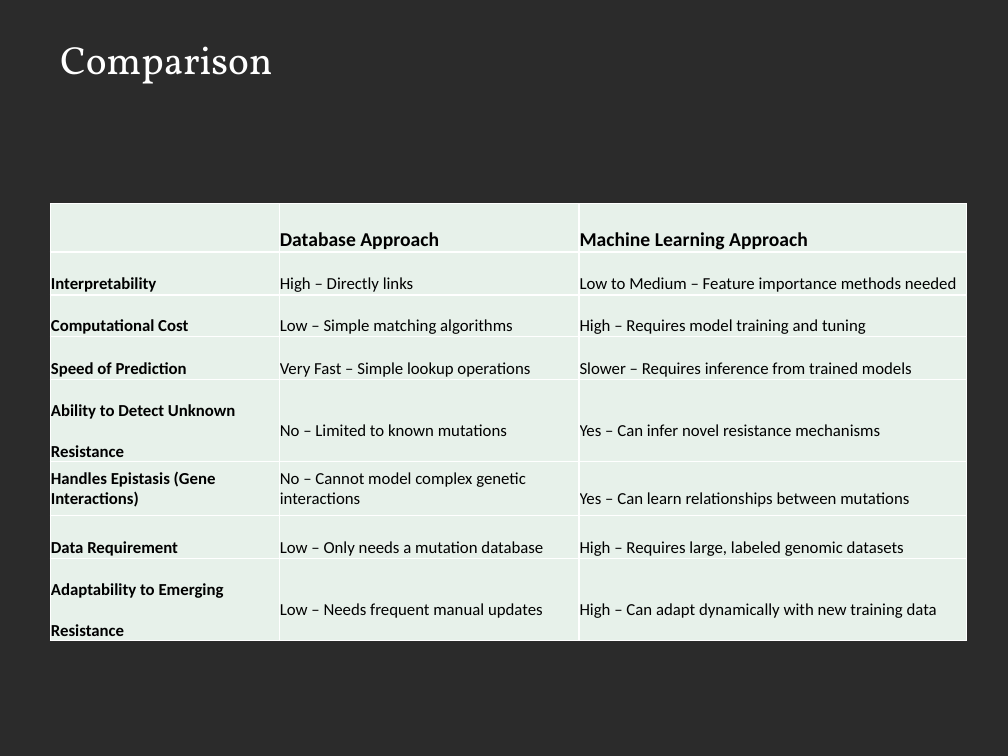
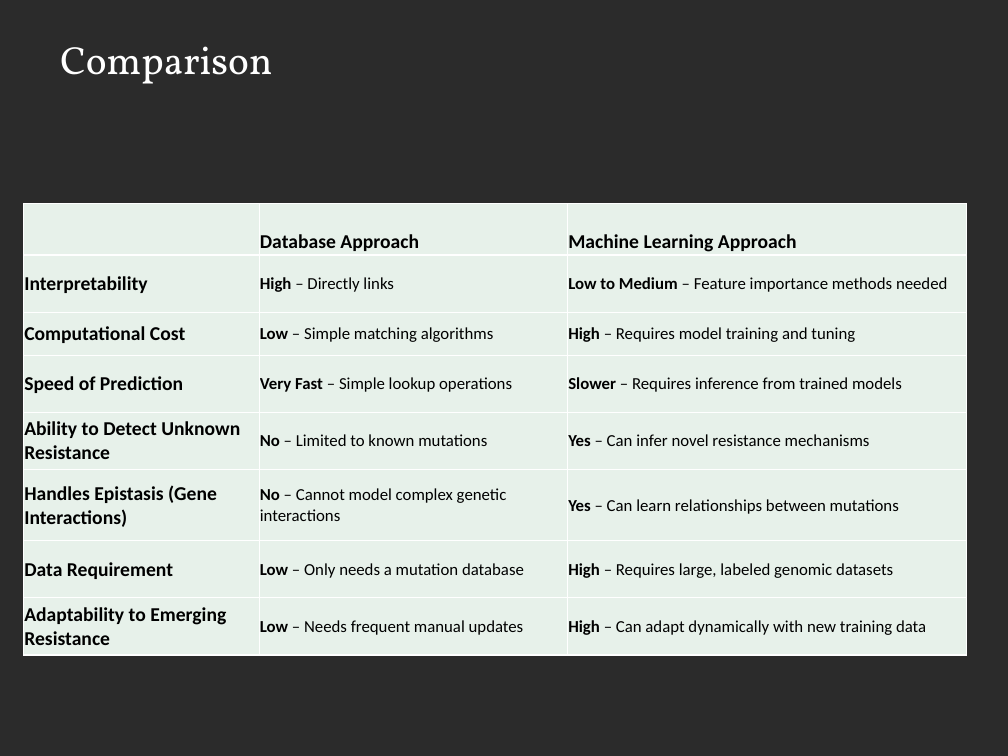
Before and after one commit to lshtm-genomics/omics-course, a slide deck: slide 5 of docs/presentations/AI-dr_prediction.pptx (slide 4 before the commit). Drawn at 1008x756 pixels with LibreOffice and Linux fonts; fonts in the diff are those of the drawing; background and template pictures are left out; a plain dark background stands for a picture behind light text. Boxes give left, top, right and bottom in pixels: in the first picture for what was removed or moved away, otherwise in the second. Text is boxed around its words. In the diff, an @@ line names an element or a change of style, - is before the commit and + after.

```diff
--- a/docs/presentations/AI-dr_prediction.pptx
+++ b/docs/presentations/AI-dr_prediction.pptx
@@ table at box(24, 204, 967, 655) @@
@@ size 12 to 14 pt in "Interpretability", "Computational Cost", "Speed of Prediction", "Ability to Detect Unknown Resistance" and 3 more places @@
@@ bold on in "High", "Low to Medium", "Low", "High" and 10 more places @@
@@ line spacing 2 to 1 @@
@@ more space between paragraphs @@
@@ table: place and size @@
-table at box(50, 204, 966, 640)
+table at box(24, 204, 967, 655)
```
Also in this commit, not shown: 5 other slides changed, 4 slides added, 1 slide removed.
